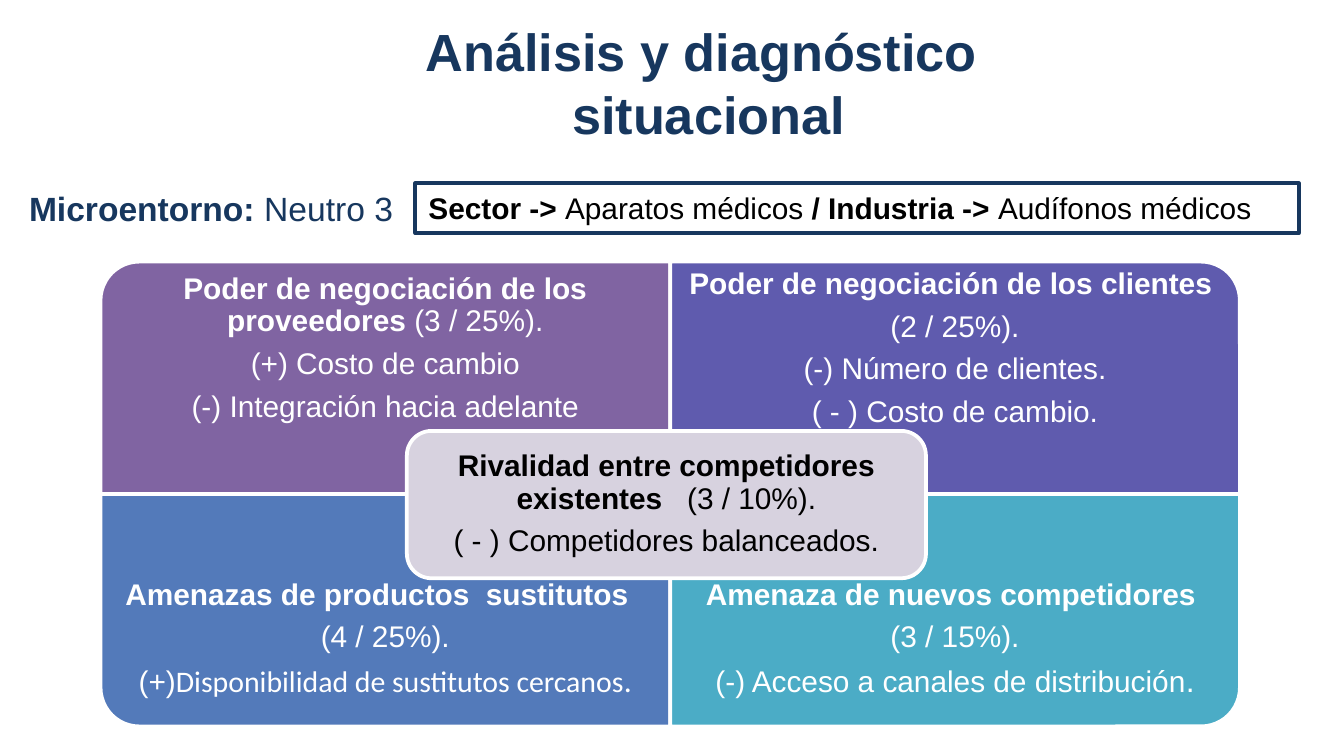
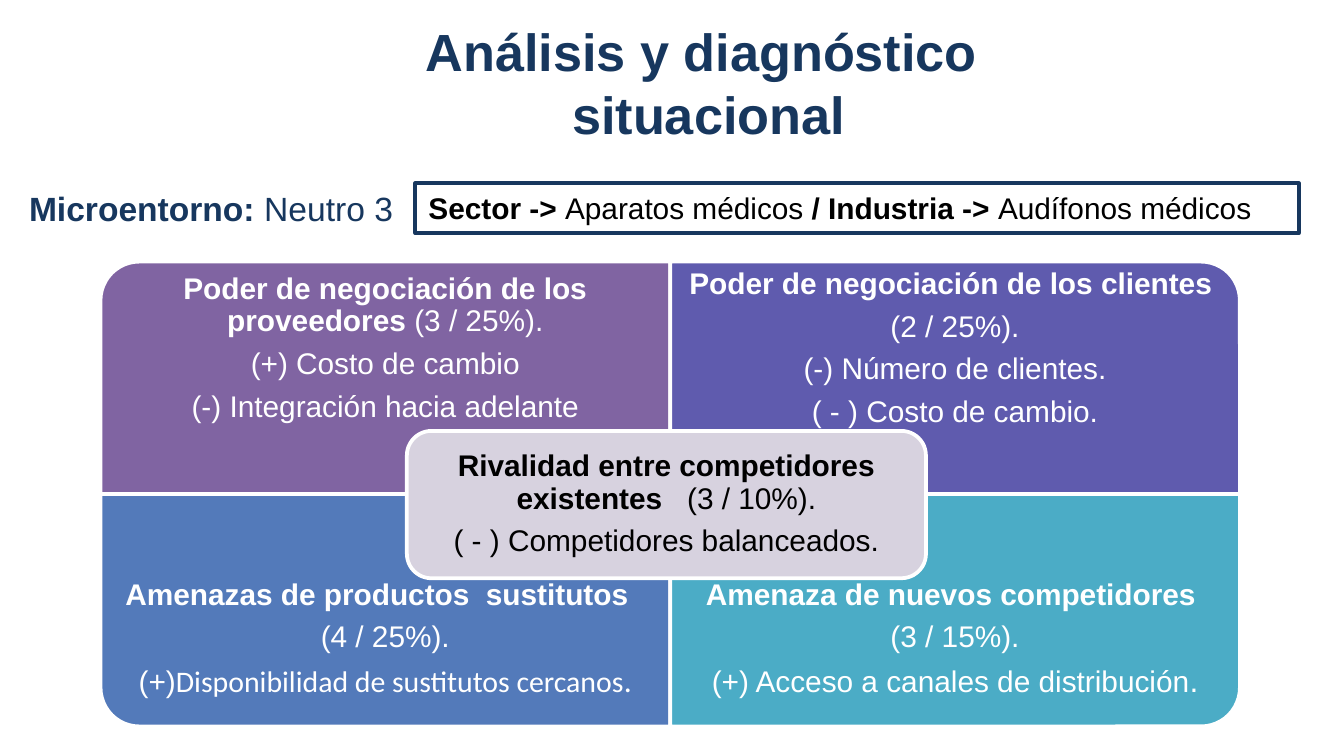
Before and after one commit to dmontjoy/starkey, a slide deck: slide 6 of PresentaciónStarkey 17.pptx. Drawn at 1344x756 pixels with LibreOffice and Linux fonts; fonts in the diff are those of the drawing; background and template pictures are left out. Boxes give left, top, right and bottom in pixels: in the first picture for what was removed or moved away, otherwise in the second. Text is boxed around its words. In the diff, an @@ line names an element or a change of style, - is before the commit and + after.

```diff
--- a/PresentaciónStarkey 17.pptx
+++ b/PresentaciónStarkey 17.pptx
@@ text at (x1=756, y1=670, x2=1190, y2=693): text changed @@
-(-) Acceso a canales de distribución.
+(+) Acceso a canales de distribución.
```
Also in this commit, not shown: 3 other slides changed, 6 other files.
